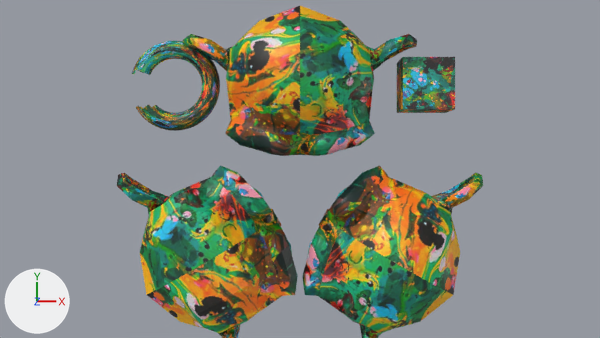
Renders of the Blender file suzanne.blend from each side of a commit.
The view is the same before and after, from the file's camera 'Camera'. Lighting does not change. The marker at lower left points along +X, +Y and +Z.

Objects in the first picture: 'Cube', 'Suzanne', 'Suzanne.001', 'Suzanne.002', 'Torus'.
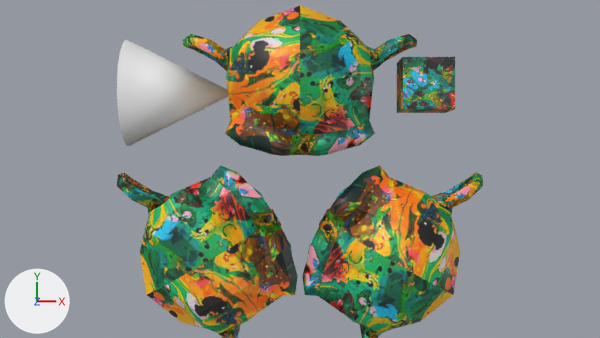
Where the change shows, as pixel boxes (x1, y1, x2, y2) in the pictures (600 x 338 px):
'Cone', added: after (117, 40, 228, 146)
'Torus', deleted: before (132, 41, 220, 131)

Edits to the bpy script that builds the scene:
```text
Add me_cone:
    me_cone.from_pydata(...)  # a 32-sided cone pointing to +z spanning x -1.0..1.0, y -1.0..1.0, z -1.0..1.0
    me_cone.polygons.foreach_set('use_smooth', [True] * 33)
Remove ob_torus:
    ob_torus = bpy.data.objects.new('Torus', me_torus)
    ob_torus.location = (-1.5, 1.0, 0.0)
    ob_torus.scale = (0.432, 0.432, 0.432)
Add ob_cone:
    ob_cone = bpy.data.objects.new('Cone', me_cone)
    ob_cone.location = (-1.413, 0.904, 0.066)
    ob_cone.rotation_euler = (0.0, 1.573, 0.0)  # degrees (0, 90, 0)
    ob_cone.scale = (0.632, 0.632, 0.632)
```
